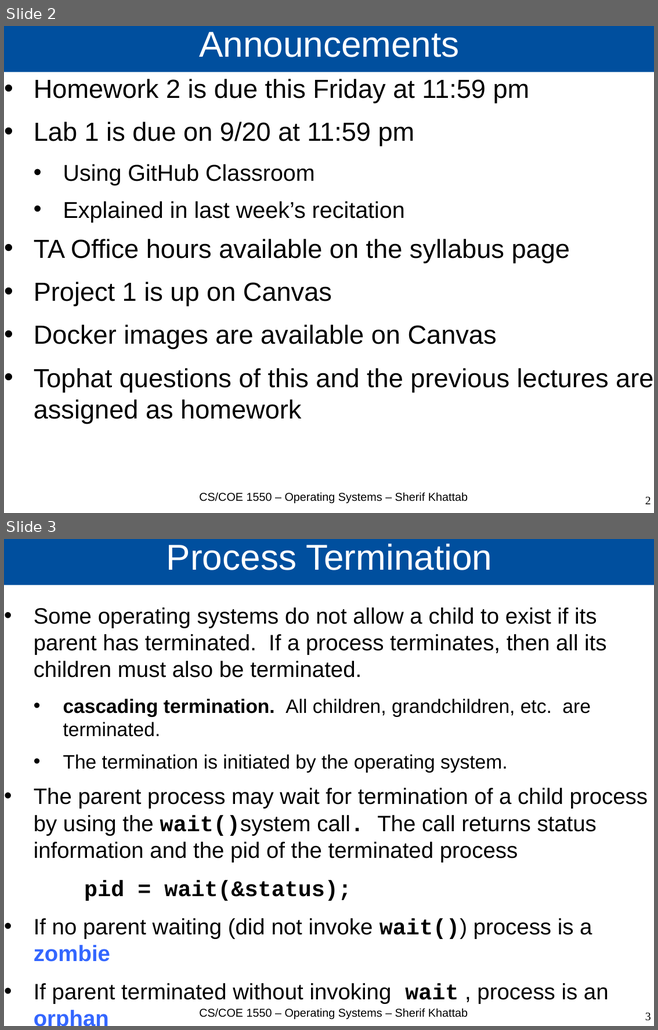
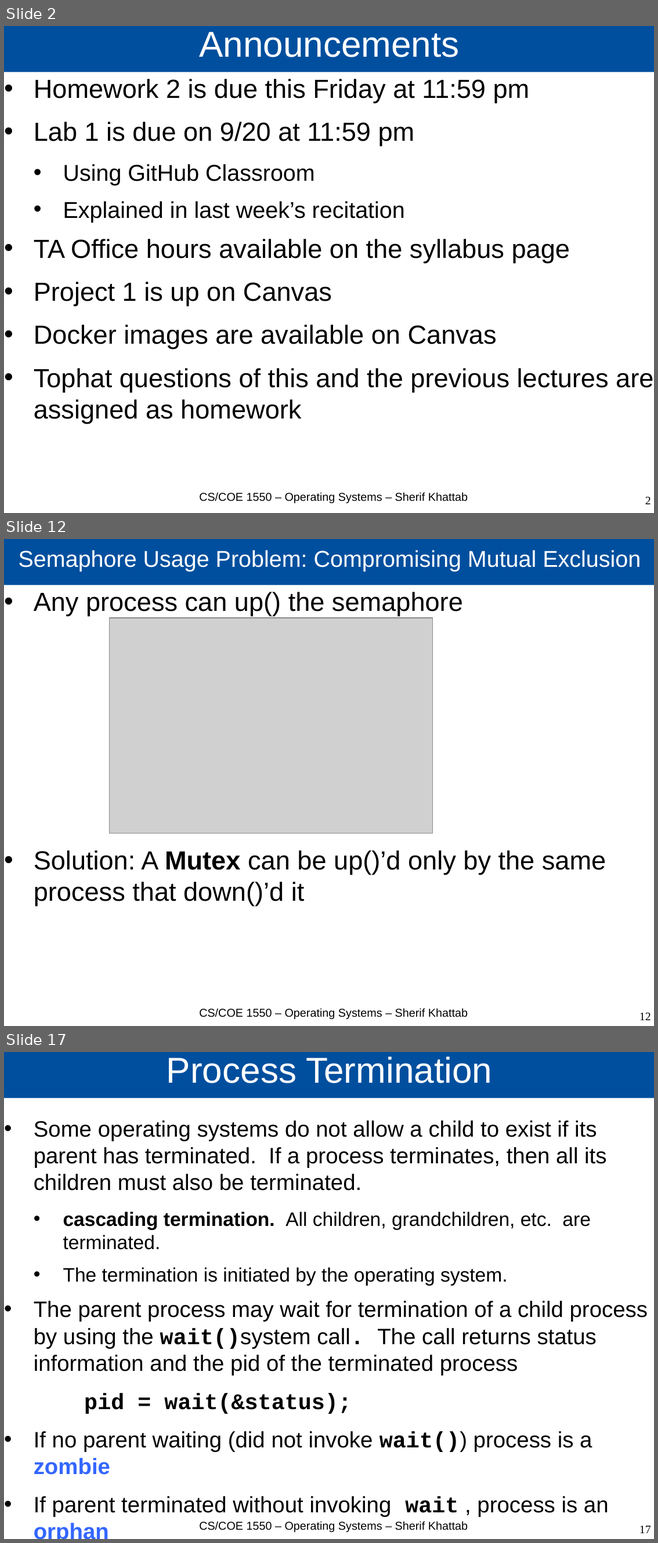
Before and after one commit to cs1550-2224/cs1550-code-handouts, a slide deck: DraftSlides/Lecture3.pptx. Shown one above the other, each under a label of ours: slides 2 and 3 before the commit, slides 2, 12 and 17 after it; the slides between them are not shown. The pictures are 658x1030 and 658x1543 pixels, drawn with LibreOffice and Linux fonts; fonts in the diff are those of the drawing; grey boxes stand for pictures. Boxes give left, top, right and bottom in pixels: in the first picture for what was removed or moved away, otherwise in the second. Text is boxed around its words. In the diff, an @@ line names an element or a change of style, - is before the commit and + after.

```diff
--- a/DraftSlides/Lecture3.pptx
+++ b/DraftSlides/Lecture3.pptx
@@ slide 12 added at bbox=[4, 539, 654, 1026], background #FFFFFF @@
@@ title added at bbox=[4, 539, 654, 585], fill #004F9E, 28 pt, text #FFFFFF @@
+Semaphore Usage Problem: Compromising Mutual Exclusion
@@ text added at bbox=[34, 592, 605, 906], 32 pt, text #000000 @@
+• Any process can up() the semaphore
+• Solution: A Mutex can be up()’d only by the same process that down()’d it
@@ picture added at bbox=[110, 618, 433, 833] @@
@@ text added at bbox=[199, 1008, 467, 1019], 14 pt, text #000000 @@
+CS/COE 1550 – Operating Systems – Sherif Khattab
@@ page number added at bbox=[639, 1013, 651, 1020], 14 pt, text #000000 @@
+12
@@ what was slide 3 is now slide 17 @@
@@ page number at bbox=[639, 1526, 651, 1533]: text changed @@
-3
+17
```
Also in this commit, not shown: 1 slide changed, 13 other slides added, 1 other file.
